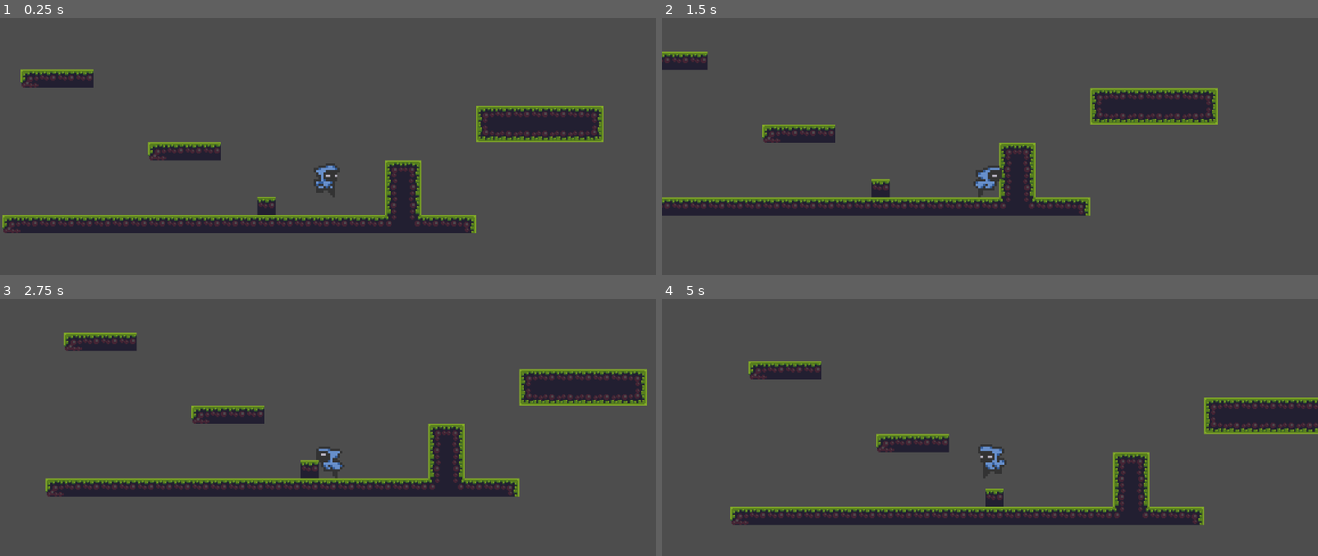
Above: before the commit, frames 1-4 (two rows, left to right).
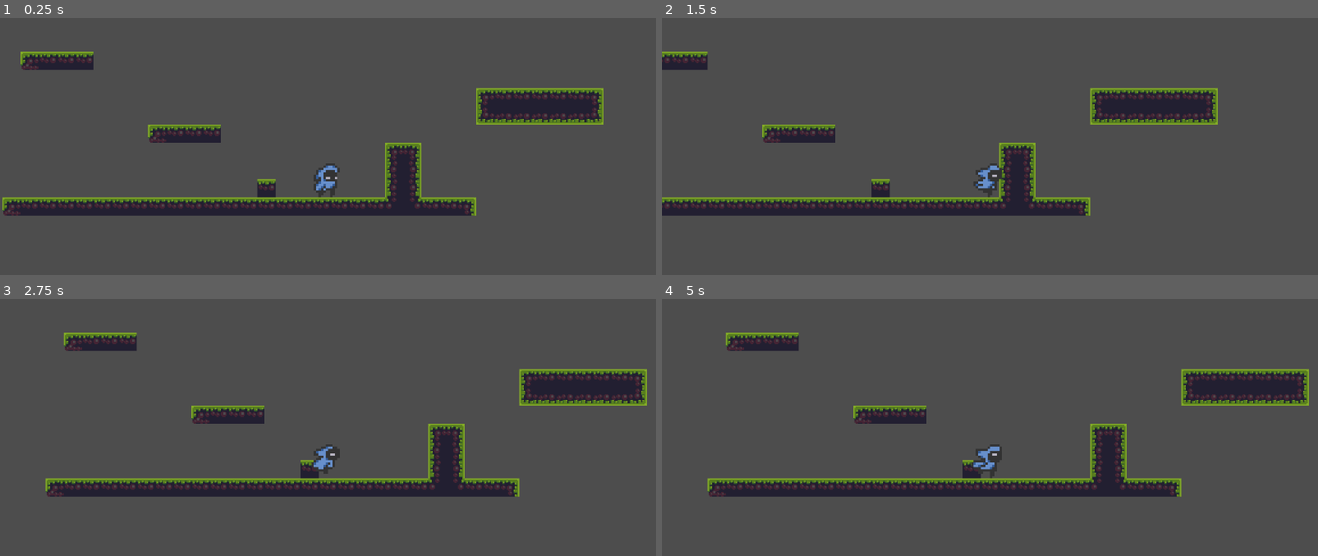
Above: after the commit, the same moments.

Repository: Veddersboy/millennium
Game: Godot game, scene res://Scenes/game.tscn
The game is run twice, just before and just after one commit, with the same random seed, the same clock (stepped at 60 frames per second) and the same inputs.
Inputs (mouse positions are in pixels of both pictures, inside the frame that each line leads up to):
- Up to frame 1 (0.25 s): no input
- Up to frame 2 (1.5 s): move the mouse to (1134, 179) at 0.52 s; hold S (crouch) 0.53-1.28 s; hold D (move_right) from 0.53 s (still down); click (1134, 179) at 0.6 s; tap Space (jump) at 0.77, 1.07 s; move the mouse to (858, 215) at 1.27 s; tap S (crouch) at 1.35 s
- Up to frame 3 (2.75 s): tap Space (jump) at 1.52, 1.82 s; right-click (196, 496) at 1.55 s; move the mouse to (393, 396) at 2.02 s; release D (move_right) at 2.03 s; hold A (move_left) from 2.03 s (still down); right-click (393, 396) at 2.1 s; tap W (look-up) at 2.3 s
- Up to frame 4 (5 s): move the mouse to (957, 550) at 2.77 s; release A (move_left) at 2.78 s; hold D (move_right) 2.78-4.28 s; tap W (look-up) at 2.85 s; tap Space (jump) at 3.02, 3.05, 3.32, 3.6, 3.77, 4.07, 4.52, 4.82 s; move the mouse to (1186, 532) at 3.52 s; click (1186, 532) at 3.8 s; move the mouse to (793, 422) at 4.27 s; hold A (move_left) from 4.28 s (still down); click (793, 422) at 4.35 s; tap S (crouch) at 4.55 s

The runs differ from the first frame. In frame 1, 17% of the frame differs, in the area x 0-92%, y 13-84%; in frame 2, 0.1%; in frame 3, 0.3%; in frame 4, 20%, in the area x 6-100%, y 13-88%.

Commit message:
Trash ahhh implementation of state_machine

Diff:
--- a/Scenes/player.tscn
+++ b/Scenes/player.tscn
@@ -8,6 +8,11 @@
 [ext_resource type="Texture2D" uid="uid://cwc8c1b6ndut0" path="res://assets/herochar sprites(new)/herochar_jump_down_anim_strip_3.png" id="3_x3wgy"]
 [ext_resource type="Texture2D" uid="uid://b41oro1k00r0" path="res://assets/herochar sprites(new)/herochar_spritesheet(new).png" id="4_8erm5"]
 [ext_resource type="Texture2D" uid="uid://cfh4o2qair8e1" path="res://assets/herochar sprites(new)/herochar_run_anim_strip_6.png" id="4_fkybt"]
+[ext_resource type="Script" uid="uid://mj6xshix23yj" path="res://Scripts/state_machine.gd" id="9_f1ek2"]
+[ext_resource type="Script" uid="uid://dx3ckph7813wr" path="res://Scripts/idle.gd" id="10_gymyn"]
+[ext_resource type="Script" uid="uid://bkag8835202qb" path="res://Scripts/move.gd" id="11_pu2lt"]
+[ext_resource type="Script" uid="uid://c30pektmsro0v" path="res://Scripts/jump.gd" id="11_ukyrk"]
+[ext_resource type="Script" uid="uid://crgihi45kww4h" path="res://Scripts/fall.gd" id="13_ukyrk"]
 
 [sub_resource type="AtlasTexture" id="AtlasTexture_wpjfl"]
 atlas = ExtResource("2_3smsa")
@@ -299,5 +304,21 @@
 [node name="DashCD" type="Timer" parent="."]
 wait_time = 0.8
 
+[node name="state_machine" type="Node" parent="." node_paths=PackedStringArray("starting_state")]
+script = ExtResource("9_f1ek2")
+starting_state = NodePath("idle")
+
+[node name="idle" type="Node" parent="state_machine"]
+script = ExtResource("10_gymyn")
+
+[node name="jump" type="Node" parent="state_machine"]
+script = ExtResource("11_ukyrk")
+
+[node name="move" type="Node" parent="state_machine"]
+script = ExtResource("11_pu2lt")
+
+[node name="fall" type="Node" parent="state_machine"]
+script = ExtResource("13_ukyrk")
+
 [connection signal="timeout" from="DashTime" to="." method="_on_dash_time_timeout"]
 [connection signal="timeout" from="DashCD" to="." method="_on_dash_cd_timeout"]
--- /dev/null
+++ b/scripts/fall.gd
@@ -0,0 +1,13 @@
+extends State
+class_name Fall
+
+func enter():
+	parent.animations.play("fall")
+
+func process_physics(delta):
+	parent.velocity.y += parent.GRAVITY * delta
+
+	if parent.is_on_floor():
+		parent.state_machine.change_state(parent.idle_state)
+
+	parent.move_and_slide()
--- /dev/null
+++ b/scripts/idle.gd
@@ -0,0 +1,16 @@
+extends State
+class_name Idle
+
+func enter():
+	parent.animations.play("idle_right")
+
+func process_physics(delta):
+	if !parent.is_on_floor():
+		parent.state_machine.change_state(parent.fall_state)
+		return
+
+	var input_dir = Input.get_axis("move_left", "move_right")
+	if input_dir != 0:
+		parent.state_machine.change_state(parent.move_state)
+	elif Input.is_action_just_pressed("jump"):
+		parent.state_machine.change_state(parent.jump_state)
--- /dev/null
+++ b/scripts/jump.gd
@@ -0,0 +1,17 @@
+extends State
+class_name Jump
+
+func enter():
+	parent.velocity.y = parent.jump_velocity
+	parent.animations.play("jump")
+
+func process_physics(delta):
+	var input_dir = Input.get_axis("move_right", "move_left")
+	parent.velocity.x = move_toward(parent.velocity.x, input_dir * parent.maxSpeed, parent.acceleration * delta)
+
+	parent.velocity.y += parent.GRAVITY * delta
+
+	parent.move_and_slide()
+
+	if parent.velocity.y > 0:
+		parent.state_machine.change_state(parent.fall_state)
--- /dev/null
+++ b/scripts/move.gd
@@ -0,0 +1,18 @@
+extends State
+class_name Move
+
+func enter():
+	parent.animations.play("move_right")
+
+func process_physics(delta):
+	if !parent.is_on_floor():
+		parent.state_machine.change_state(parent.fall_state)
+		return
+
+	var input_dir = Input.get_axis("move_left", "move_right")
+	if input_dir == 0:
+		parent.state_machine.change_state(parent.idle_state)
+		return
+
+	parent.velocity.x = move_toward(parent.velocity.x, input_dir * parent.maxSpeed, parent.acceleration * delta)
+	parent.move_and_slide()
--- a/scripts/player.gd
+++ b/scripts/player.gd
@@ -1,138 +1,173 @@
+class_name Player
 extends CharacterBody2D
 
+@onready
+var animations = $AnimatedSprite2D
+@onready
+var state_machine = $state_machine
+
+@onready var idle_state = $state_machine/idle
+@onready var move_state = $state_machine/move
+@onready var jump_state = $state_machine/jump
+@onready var fall_state = $state_machine/fall
+
+var lastDirection := Vector2.RIGHT
 var GRAVITY = 1000.0
+var jump_velocity = -400.0
+var maxSpeed = 150.0
+var acceleration = 1800.0
+var friction = 2000.0
 
-var jump_velocity = -400.0
-var jump_cut_multiplier = .05
-var jump_while_crouch = .2
+func _ready() -> void:
+	state_machine.init(self)
 
-var crouch_velocity = 0
+func _unhandled_input(event: InputEvent) -> void:
+	state_machine.process_input(event)
 
-var maxSpeed = 100 * 1.5
-var acceleration = 1800
-var friction = 2000
-var lastDirection := Vector2(1, 0)
-
-enum player_state{ IDLE, RUN, JUMP, FALL, CROUCH}
-var state = player_state.IDLE
-var playerState = "idle"
-
-var has_double_jump : bool = true
-
-var has_dash : bool = true
-var dashing : bool = false
-var dash_speed : float = 400.0
-var dash_direction := Vector2(1,0)
-var dash_on_CD : bool = false
-
-
-func _physics_process(delta):
-	var direction := Vector2(0,0)
-
-	direction.x = Input.get_axis("move_left", "move_right")
-	direction.y = Input.get_axis("jump", "crouch")
-
-	if direction.x != 0:
-		velocity.x = move_toward(velocity.x, direction.x * maxSpeed, acceleration * delta)
-		lastDirection.x = direction.x
-	else:
-		velocity.x = move_toward(velocity.x, 0, friction * delta)
-
-	if !has_dash:
-		if!dash_on_CD && is_on_floor():
-			has_dash = true
-
-	if Input.is_action_just_pressed("dash") && has_dash:
-		dash(direction)
-
-	if dashing:
-		velocity = dash_direction
-		move_and_slide()
-		play_walk_animation()
-		return
-
-	if is_on_floor():
-		has_double_jump = true
-		if Input.is_action_pressed("crouch"):
-			velocity.x = crouch_velocity
-
-	if not is_on_floor():
-		if Input.is_action_just_pressed("jump"):
-			attempt_double_jump()
-		velocity.y += GRAVITY * delta
-	else:
-		if Input.is_action_just_pressed("jump"):
-			velocity.y = jump_velocity
-
-	# Small jump
-	if Input.is_action_just_released("jump") and velocity.y < 0:
-			velocity.y *= jump_cut_multiplier
-
-	# Jump, Crouch, and run physics.
-	if not is_on_floor():
-		if velocity.y < 0:
-			state = player_state.JUMP
-		else:
-			state = player_state.FALL
-	elif Input.is_action_pressed("crouch"):
-		state = player_state.CROUCH
-	elif direction != Vector2.ZERO:
-		state = player_state.RUN
-	else:
-		state = player_state.IDLE
+func _physics_process(delta: float) -> void:
+	var input_dir = Input.get_action_strength("move_right") - Input.get_action_strength("move_left")
 
 	move_and_slide()
-	play_walk_animation()
 
-func attempt_double_jump():
-	if has_double_jump:
-		velocity.y = jump_velocity
-		has_double_jump = false
+	state_machine.process_physics(delta)
 
-func dash(direction):
-		dashing = true
-		has_dash = false
-		dash_on_CD = true
-		$DashTime.start()
-		$AnimatedSprite2D.play("dashing")
-		$DashCD.start()
-		var vertical_input = Input.get_axis("look-up", "crouch")
-		if direction.x != 0:
-			dash_direction.x = direction.x * dash_speed
-			dash_direction.y =  vertical_input * dash_speed
-			dash_direction = dash_direction.normalized() * dash_speed
-		else:
-			if vertical_input != 0:
-				dash_direction.y = vertical_input * dash_speed
-			else:
-				dash_direction.x = lastDirection.x * dash_speed
-				dash_direction.y = 0
-		print("DASHING" + "directionUsed: " + str(direction.x) + ", " + str(direction.y))
-		print("  " + "direction Found" + str(Input.get_axis("move_left", "move_right")) + ", " + str(Input.get_axis("jump", "crouch")))
+func _process(delta: float) -> void:
+	state_machine.process_frame(delta)
 
-func _on_dash_time_timeout() -> void:
-	dashing = false
-
-func _on_dash_cd_timeout() -> void:
-	dash_on_CD = false
-
-func play_walk_animation():
-	$AnimatedSprite2D.flip_h = lastDirection.x < 0
-
-	if Input.is_action_just_pressed("attack"):
-		$AnimatedSprite2D.play("base_attack")
-		return
-
-	match state:
-		player_state.IDLE:
-			$AnimatedSprite2D.play("idle_right")
-		player_state.RUN:
-			$AnimatedSprite2D.play("move_right")
-		player_state.JUMP:
-			$AnimatedSprite2D.play("jump")
-		player_state.FALL:
-			$AnimatedSprite2D.play("fall")
-		player_state.CROUCH:
-			$AnimatedSprite2D.play("crouch")
-		_:
-			$AnimatedSprite2D.play("idle_right") # Default
+#var GRAVITY = 1000.0
+#
+#var jump_velocity = -400.0
+#var jump_cut_multiplier = .05
+#var jump_while_crouch = .2
+#
+#var crouch_velocity = 0
+#
+#var maxSpeed = 100 * 1.5
+#var acceleration = 1800
+#var friction = 2000
+#var lastDirection := Vector2(1, 0)
+#
+#enum player_state{ IDLE, RUN, JUMP, FALL, CROUCH}
+#var state = player_state.IDLE
+#var playerState = "idle"
+#
+#var has_double_jump : bool = true
+#
+#var has_dash : bool = true
+#var dashing : bool = false
+#var dash_speed : float = 400.0
+#var dash_direction := Vector2(1,0)
+#var dash_on_CD : bool = false
+#
+#
+#func _physics_process(delta):
+	#var direction := Vector2(0,0)
+	#
+	#direction.x = Input.get_axis("move_left", "move_right")
+	#direction.y = Input.get_axis("jump", "crouch")
+	#
+	#if direction.x != 0:
+		#velocity.x = move_toward(velocity.x, direction.x * maxSpeed, acceleration * delta)
+		#lastDirection.x = direction.x
+	#else:
+		#velocity.x = move_toward(velocity.x, 0, friction * delta)
+	#
+	#if !has_dash:
+		#if!dash_on_CD && is_on_floor():
+			#has_dash = true
+	#
+	#if Input.is_action_just_pressed("dash") && has_dash:
+		#dash(direction)
+	#
+	#if dashing:
+		#velocity = dash_direction
+		#move_and_slide()
+		#play_walk_animation()
+		#return
+		#
+	#if is_on_floor():
+		#has_double_jump = true
+		#if Input.is_action_pressed("crouch"):
+			#velocity.x = crouch_velocity
+	#
+	#if not is_on_floor():
+		#if Input.is_action_just_pressed("jump"):
+			#attempt_double_jump()
+		#velocity.y += GRAVITY * delta
+	#else:
+		#if Input.is_action_just_pressed("jump"):
+			#velocity.y = jump_velocity
+	#
+	## Small jump
+	#if Input.is_action_just_released("jump") and velocity.y < 0:
+			#velocity.y *= jump_cut_multiplier
+	#
+	## Jump, Crouch, and run physics.
+	#if not is_on_floor():
+		#if velocity.y < 0:
+			#state = player_state.JUMP
+		#else:
+			#state = player_state.FALL
+	#elif Input.is_action_pressed("crouch"):
+		#state = player_state.CROUCH
+	#elif direction != Vector2.ZERO:
+		#state = player_state.RUN
+	#else:
+		#state = player_state.IDLE
+	#
+	#move_and_slide()
+	#play_walk_animation()
+#
+#func attempt_double_jump():
+	#if has_double_jump:
+		#velocity.y = jump_velocity
+		#has_double_jump = false
+#
+#func dash(direction):
+		#dashing = true
+		#has_dash = false
+		#dash_on_CD = true
+		#$DashTime.start()
+		#$AnimatedSprite2D.play("dashing")
+		#$DashCD.start()
+		#var vertical_input = Input.get_axis("look-up", "crouch")
+		#if direction.x != 0:
+			#dash_direction.x = direction.x * dash_speed
+			#dash_direction.y =  vertical_input * dash_speed
+		#else:
+			#if vertical_input != 0:
+				#dash_direction.y = vertical_input * dash_speed
+				#dash_direction.x = 0
+			#else:
+				#dash_direction.x = lastDirection.x * dash_speed
+				#dash_direction.y = 0
+		#dash_direction = dash_direction.normalized() * dash_speed
+		#print("DASHING" + "directionUsed: " + str(direction.x) + ", " + str(direction.y))
+		#print("  " + "direction Found" + str(Input.get_axis("move_left", "move_right")) + ", " + str(Input.get_axis("jump", "crouch")))
+		#
+#func _on_dash_time_timeout() -> void:
+	#dashing = false
+#
+#func _on_dash_cd_timeout() -> void:
+	#dash_on_CD = false
+#
+#func play_walk_animation():
+	#$AnimatedSprite2D.flip_h = lastDirection.x < 0
+	#
+	#if Input.is_action_just_pressed("attack"):
+		#$AnimatedSprite2D.play("base_attack")
+		#return
+	#
+	#match state:
+		#player_state.IDLE:
+			#$AnimatedSprite2D.play("idle_right")
+		#player_state.RUN:
+			#$AnimatedSprite2D.play("move_right")
+		#player_state.JUMP:
+			#$AnimatedSprite2D.play("jump")
+		#player_state.FALL:
+			#$AnimatedSprite2D.play("fall")
+		#player_state.CROUCH:
+			#$AnimatedSprite2D.play("crouch")
+		#_:
+			#$AnimatedSprite2D.play("idle_right") # Default
--- /dev/null
+++ b/scripts/state.gd
@@ -0,0 +1,10 @@
+extends Node
+class_name State
+
+var parent: Player
+
+func enter(): pass
+func exit(): pass
+func process_input(event: InputEvent): pass
+func process_physics(delta: float): pass
+func process_frame(delta: float): pass
--- /dev/null
+++ b/scripts/state_machine.gd
@@ -0,0 +1,26 @@
+extends Node
+class_name StateMachine
+
+@export var starting_state: State
+var current_state: State
+
+func init(p: Player):
+	for child in get_children():
+		if child is State:
+			child.parent = p
+	change_state(starting_state)
+
+func change_state(new_state: State):
+	if current_state:
+		current_state.exit()
+	current_state = new_state
+	current_state.enter()
+
+func process_input(event: InputEvent):
+	current_state.process_input(event)
+
+func process_physics(delta: float):
+	current_state.process_physics(delta)
+
+func process_frame(delta: float):
+	current_state.process_frame(delta)
Not shown: 1 places in Scenes/player.tscn that only renumber resources
Not shown, added: scripts/fall.gd.uid
Not shown, added: scripts/idle.gd.uid
Not shown, added: scripts/jump.gd.uid
Not shown, added: scripts/move.gd.uid
Not shown, added: scripts/state.gd.uid
Not shown, added: scripts/state_machine.gd.uid
